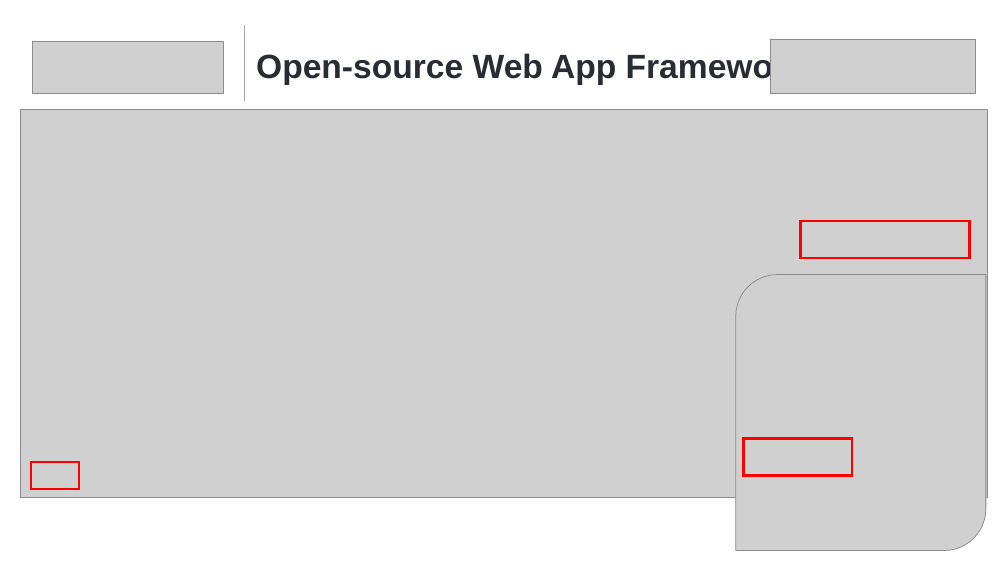
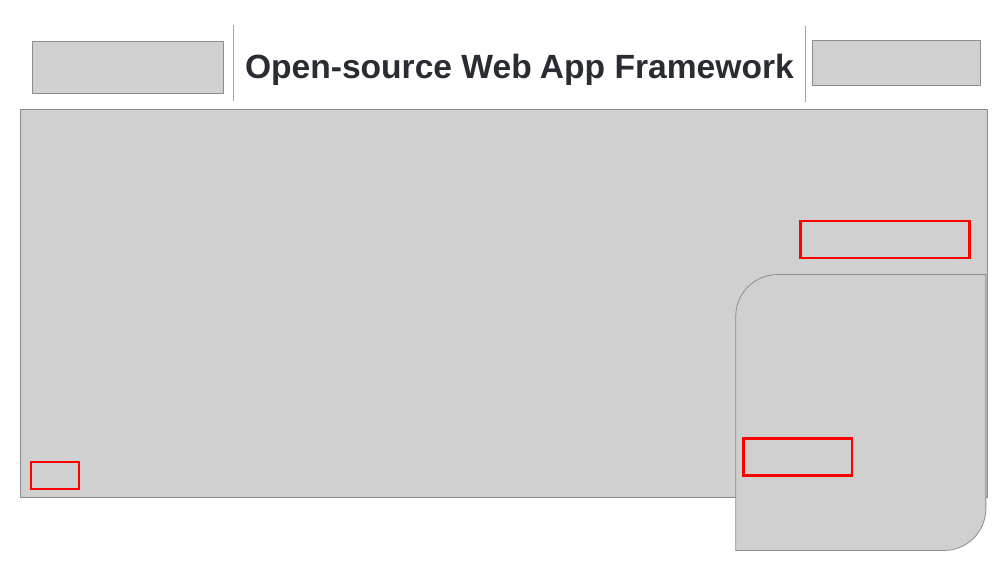
Before and after one commit to ebicoglu/presentations, a slide deck: slide 3 of multi-tenancy-wearedevelopers-2025_30mins.pptx. Drawn at 1008x567 pixels with LibreOffice and Linux fonts; fonts in the diff are those of the drawing; grey boxes stand for pictures; background and template pictures are left out. Boxes give left, top, right and bottom in pixels: in the first picture for what was removed or moved away, otherwise in the second. Text is boxed around its words. In the diff, an @@ line names an element or a change of style, - is before the commit and + after.

```diff
--- a/multi-tenancy-wearedevelopers-2025_30mins.pptx
+++ b/multi-tenancy-wearedevelopers-2025_30mins.pptx
@@ line moved from (244, 25) - (244, 101) to (234, 25) - (234, 101) @@
@@ title "Open-source Web App Framework": place and size @@
-title "Open-source Web App Framework" at (256,51,805,85)
+title "Open-source Web App Framework" at (245,53,794,85)
@@ line added from (805, 26) to (805, 102), #A5A5A5 1 pt @@
@@ picture: place and size @@
-picture at (771,39,975,94)
+picture at (812,41,981,85)
```
Also in this commit, not shown: 1 other slide changed.
